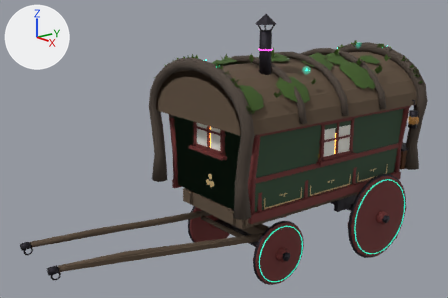
The Blender file assets-src/blender/structures/vardo.blend, before and after one commit.
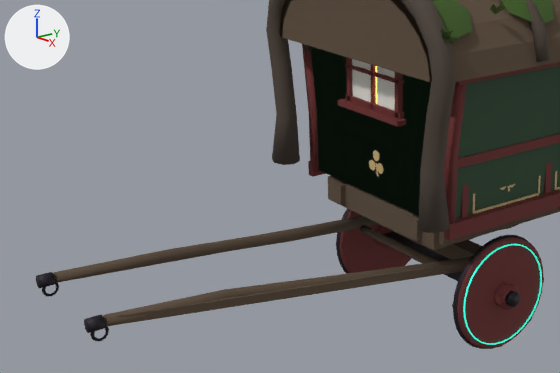
Each version appears first whole from a camera (50 mm lens) standing at (6.65, -6.45, 4.12) and looking at (-0.21, -1.15, 1.78), and next in a close-up on the part from 0% to 70% of the width and 30% to 100% of the height. The axes (+X, +Y, +Z) are drawn at upper left. The lights are the same throughout. The first two pictures are the older version.

The first close-up shows 'Vardo_Body', 'Vardo_FarBody', 'Vardo_FarRoof', 'Vardo_FarShaft1', 'Vardo_FarUnder', 'Vardo_FarWheelFL', 'Vardo_FarWheelFR', 'Vardo_Rib0', 'Vardo_Roof', 'Vardo_Shaft-1', 'Vardo_Shaft1', 'Vardo_SillRail1' and 41 more.
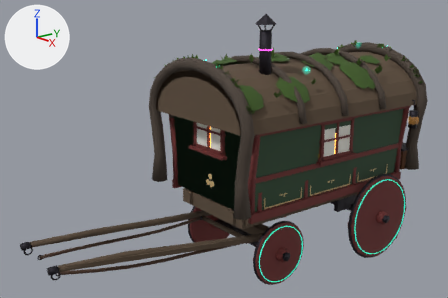
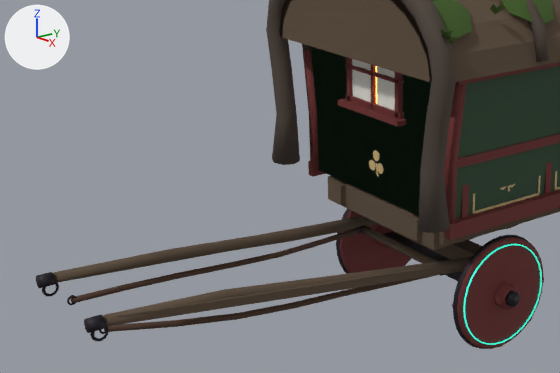
The change, as a list of edits to the scene's bpy script:
```text
Add mat_vardo_leather:
    mat_vardo_leather = principled_material('Vardo_Leather')
    mat_vardo_leather.base_color = (0.0685, 0.0319, 0.016)  # brown #4a3222
    mat_vardo_leather.roughness = 0.8
Add me_vardo_trace1:
    me_vardo_trace1.from_pydata(...)  # 42 vertices, 38 faces; spans x 0.25..0.57, y -3.96..-1.3, z 0.63..0.87
    me_vardo_trace1.polygons.foreach_set('use_smooth', [True] * 38)
    me_vardo_trace1.materials.append(mat_vardo_leather)  # brown #4a3222
Add me_vardo_tracehook_1:
    me_vardo_tracehook_1.from_pydata(...)  # 44 vertices, 40 faces; spans x -0.2779..-0.2621, y -3.9874..-3.9125, z 0.814..0.8849
    me_vardo_tracehook_1.polygons.foreach_set('use_smooth', [True] * 40)
    me_vardo_tracehook_1.materials.append(mat_vardo_iron_001)  # dark grey #2e2b33
Add me_vardo_trace_1:
    me_vardo_trace_1.from_pydata(...)  # 42 vertices, 38 faces; spans x -0.57..-0.25, y -3.96..-1.3, z 0.63..0.87
    me_vardo_trace_1.polygons.foreach_set('use_smooth', [True] * 38)
    me_vardo_trace_1.materials.append(mat_vardo_leather)  # brown #4a3222
Add ob_vardo_trace1:
    ob_vardo_trace1 = bpy.data.objects.new('Vardo_Trace1', me_vardo_trace1)
    ob_vardo_trace1.parent = ob_vardo_lod0
    ob_vardo_trace1.location = (0.0, 0.0, 0.0)
Add ob_vardo_tracehook_1:
    ob_vardo_tracehook_1 = bpy.data.objects.new('Vardo_TraceHook-1', me_vardo_tracehook_1)
    ob_vardo_tracehook_1.parent = ob_vardo_lod0
    ob_vardo_tracehook_1.location = (0.0, 0.0, 0.0)
Add ob_vardo_trace_1:
    ob_vardo_trace_1 = bpy.data.objects.new('Vardo_Trace-1', me_vardo_trace_1)
    ob_vardo_trace_1.parent = ob_vardo_lod0
    ob_vardo_trace_1.location = (0.0, 0.0, 0.0)
```

Where the change shows, as pixel boxes [x1, y1, x2, y2] in the close-ups (560 x 373 px):
'Vardo_Trace1', added: after [104, 275, 436, 332]
'Vardo_Trace-1', added: after [71, 228, 359, 303]
'Vardo_TraceHook-1', added: after [67, 295, 77, 305]
